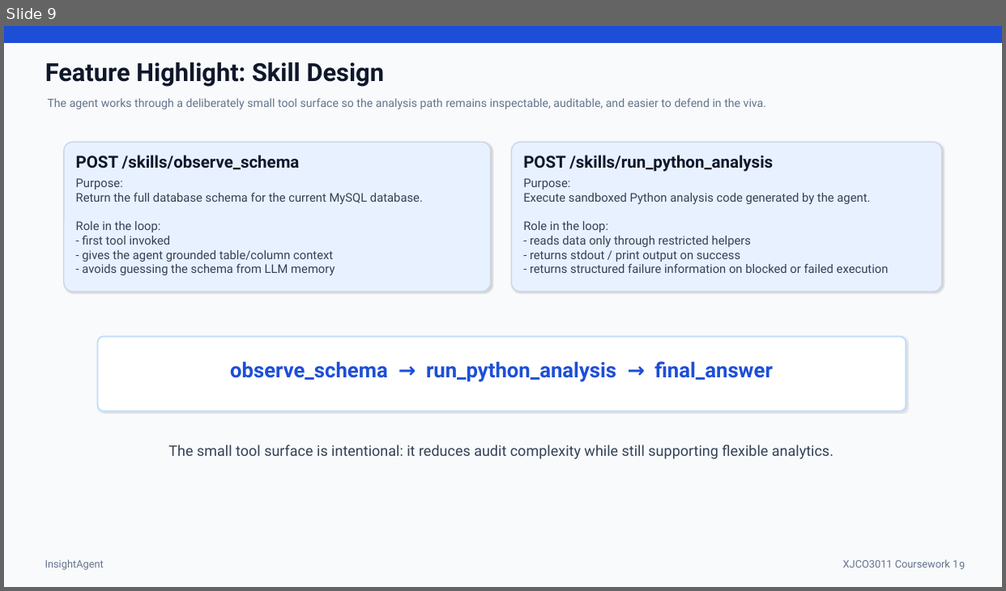
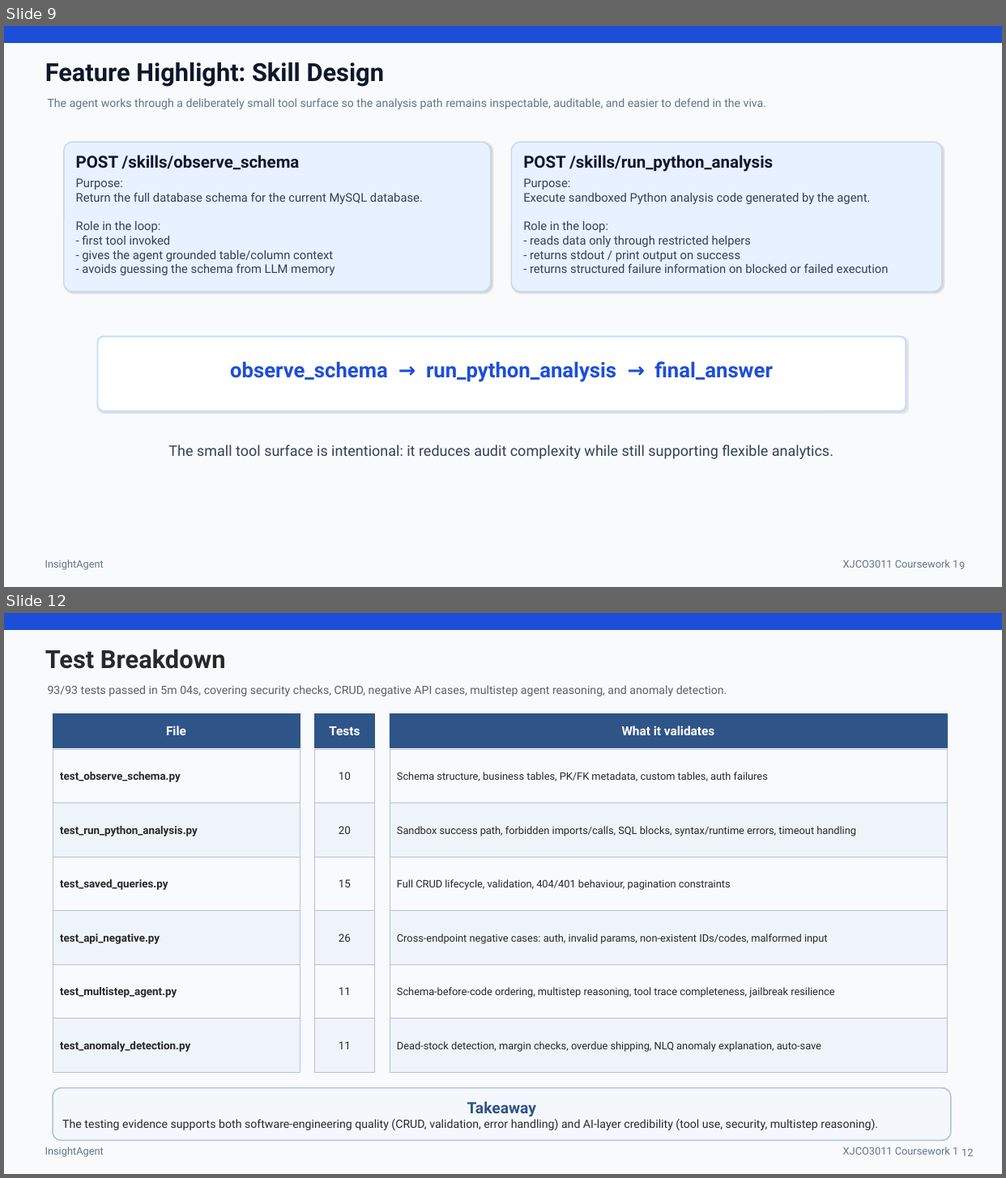
Before and after one commit to berwinye/InsightAgent, a slide deck: docs/InsightAgent_presentation.pptx. Shown one above the other, each under a label of ours: slide 9 before the commit, slides 9 and 12 after it; the slides between them are not shown. The pictures are 1006x591 and 1006x1178 pixels, drawn with LibreOffice and Linux fonts; fonts in the diff are those of the drawing. Boxes give left, top, right and bottom in pixels: in the first picture for what was removed or moved away, otherwise in the second. Text is boxed around its words. In the diff, an @@ line names an element or a change of style, - is before the commit and + after.

```diff
--- a/docs/InsightAgent_presentation.pptx
+++ b/docs/InsightAgent_presentation.pptx
@@ slide 12 added at [4,613,1002,1174], background #F8FAFC; not listed: 3 template elements that a slide beside it also shows @@
@@ text added at [45,649,226,669], 24 pt, text #282828, bold @@
+Test Breakdown
@@ text added at [48,685,727,696], 11 pt, text #5F5F5F @@
+93/93 tests passed in 5m 04s, covering security checks, CRUD, negative API cases, multistep agent reasoning, and anomaly detection.
@@ rectangle added at [53,714,300,747], fill #2E5488, outline #2E5488 0.5 pt, 12 pt, text #FFFFFF, bold @@
+File
@@ rectangle added at [315,714,374,747], fill #2E5488, outline #2E5488 0.5 pt, 12 pt, text #FFFFFF, bold @@
+Tests
@@ rectangle added at [390,714,948,747], fill #2E5488, outline #2E5488 0.5 pt, 12 pt, text #FFFFFF, bold @@
+What it validates
@@ rectangle added at [53,749,300,803], fill #F8FAFD, outline #B4C2D6 0.5 pt, 10.5 pt, text #282828, bold @@
+test_observe_schema.py
@@ rectangle added at [315,749,374,803], fill #F8FAFD, outline #B4C2D6 0.5 pt, 10.5 pt, text #282828 @@
+10
@@ rectangle added at [390,749,948,803], fill #F8FAFD, outline #B4C2D6 0.5 pt, 10 pt, text #282828 @@
+Schema structure, business tables, PK/FK metadata, custom tables, auth failures
@@ rectangle added at [53,803,300,857], fill #EFF4FA, outline #B4C2D6 0.5 pt, 10.5 pt, text #282828, bold @@
+test_run_python_analysis.py
@@ rectangle added at [315,803,374,857], fill #EFF4FA, outline #B4C2D6 0.5 pt, 10.5 pt, text #282828 @@
+20
@@ rectangle added at [390,803,948,857], fill #EFF4FA, outline #B4C2D6 0.5 pt, 10 pt, text #282828 @@
+Sandbox success path, forbidden imports/calls, SQL blocks, syntax/runtime errors, timeout handling
@@ rectangle added at [53,857,300,911], fill #F8FAFD, outline #B4C2D6 0.5 pt, 10.5 pt, text #282828, bold @@
+test_saved_queries.py
@@ rectangle added at [315,857,374,911], fill #F8FAFD, outline #B4C2D6 0.5 pt, 10.5 pt, text #282828 @@
+15
@@ rectangle added at [390,857,948,911], fill #F8FAFD, outline #B4C2D6 0.5 pt, 10 pt, text #282828 @@
+Full CRUD lifecycle, validation, 404/401 behaviour, pagination constraints
@@ rectangle added at [53,911,300,965], fill #EFF4FA, outline #B4C2D6 0.5 pt, 10.5 pt, text #282828, bold @@
+test_api_negative.py
@@ rectangle added at [315,911,374,965], fill #EFF4FA, outline #B4C2D6 0.5 pt, 10.5 pt, text #282828 @@
+26
@@ rectangle added at [390,911,948,965], fill #EFF4FA, outline #B4C2D6 0.5 pt, 10 pt, text #282828 @@
+Cross-endpoint negative cases: auth, invalid params, non-existent IDs/codes, malformed input
@@ rectangle added at [53,965,300,1019], fill #F8FAFD, outline #B4C2D6 0.5 pt, 10.5 pt, text #282828, bold @@
+test_multistep_agent.py
@@ rectangle added at [315,965,374,1019], fill #F8FAFD, outline #B4C2D6 0.5 pt, 10.5 pt, text #282828 @@
+11
@@ rectangle added at [390,965,948,1019], fill #F8FAFD, outline #B4C2D6 0.5 pt, 10 pt, text #282828 @@
+Schema-before-code ordering, multistep reasoning, tool trace completeness, jailbreak resilience
@@ rectangle added at [53,1019,300,1072], fill #EFF4FA, outline #B4C2D6 0.5 pt, 10.5 pt, text #282828, bold @@
+test_anomaly_detection.py
@@ rectangle added at [315,1019,374,1072], fill #EFF4FA, outline #B4C2D6 0.5 pt, 10.5 pt, text #282828 @@
+11
@@ rectangle added at [390,1019,948,1072], fill #EFF4FA, outline #B4C2D6 0.5 pt, 10 pt, text #282828 @@
+Dead-stock detection, margin checks, overdue shipping, NLQ anomaly explanation, auto-save
@@ rounded rectangle added at [53,1088,951,1141], fill #F4F8FD, outline #B4C2D6 1.2 pt, 11 pt, text #282828 @@
+Takeaway
+The testing evidence supports both software-engineering quality (CRUD, validation, error handling) and AI-layer credibility (tool use, security, multistep reasoning).
@@ page number added at [961,1149,973,1157], 10 pt, text #64748B @@
+12
```
Also in this commit, not shown: 3 slides changed, 1 other slide added, 1 other file.
